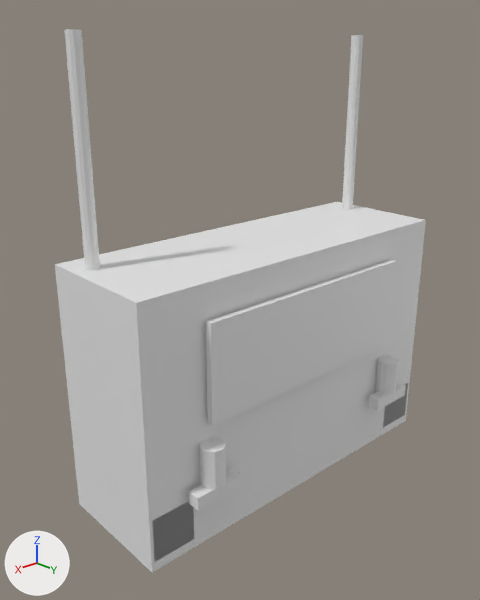
Renders of the Blender file weapons_model.blend/rc_transmitter.blend from each side of a commit.
One viewpoint serves both versions: a 50 mm lens placed at (7.0, 6.23, 4.79), pointed at (0.43, -1.02, 1.1). The axes (+X, +Y, +Z) are drawn at lower left. The lights are the same throughout. The first picture is the older version.

In view in the first picture: 'RC_Transmitter'.
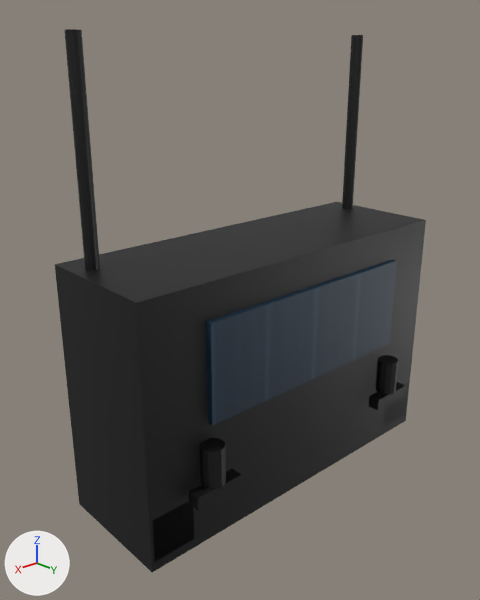
What differs and where, as boxes (x1, y1, x2, y2) in the pictures (480 x 600 px):
'RC_Transmitter', surface changed (white to black)
    both: (55, 29, 426, 572)

What the commit changed:
Picture 'rc_antenna_color.png' (img_rc_antenna_color_png) is new.
Picture 'rc_screen_color.png' (img_rc_screen_color_png) is new.
Picture 'rc_polymer_color.png' (img_rc_polymer_color_png) is new.
In material 'RC_Polymer' (mat_rc_polymer), base_color is no longer (0.8, 0.8, 0.8), white #e7e7e7.
In material 'RC_Polymer' (mat_rc_polymer), texture is now set to img_rc_polymer_color_png.
In material 'RC_Screen' (mat_rc_screen), base_color is no longer (0.8, 0.8, 0.8), white #e7e7e7.
In material 'RC_Screen' (mat_rc_screen), texture is now set to img_rc_screen_color_png.
In material 'RC_Antenna' (mat_rc_antenna), base_color is no longer (0.8, 0.8, 0.8), white #e7e7e7.
In material 'RC_Antenna' (mat_rc_antenna), texture is now set to img_rc_antenna_color_png.
